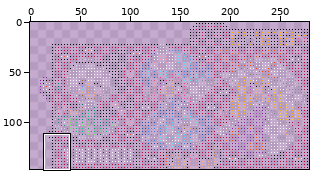
Sprite sheet: overlays/pcb.png. The first picture is a wide view before the edit; the outline marks the close-up.
Close-up. Old version:
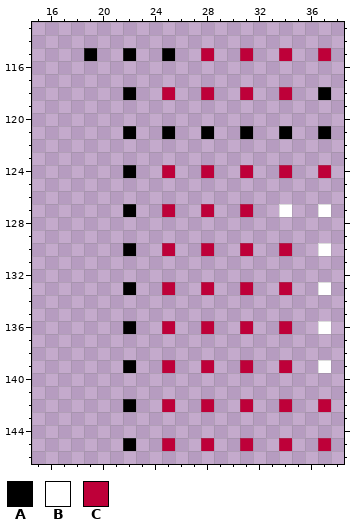
The file is 279x147 pixels. Shown: x 15..38, y 113..146. The commit also changed other parts of the picture, which this record leaves out.
Palette (. is transparent): A #000000  B #ffffff  C #be0039
Pixels before, first column x 19:
115 A..A..A..C..C..C..C
116 ...................
117 ...................
118 ...A..C..C..C..C..A
119 ...................
120 ...................
121 ...A..A..A..A..A..A
122 ...................
123 ...................
124 ...A..C..C..C..C..C
125 ...................
126 ...................
127 ...A..C..C..C..B..B
128 ...................
129 ...................
130 ...A..C..C..C..C..B
131 ...................
132 ...................
133 ...A..C..C..C..C..B
134 ...................
135 ...................
136 ...A..C..C..C..C..B
137 ...................
138 ...................
139 ...A..C..C..C..C..B
140 ...................
141 ...................
142 ...A..C..C..C..C..C
143 ...................
144 ...................
145 ...A..C..C..C..C..C
Now the later version:
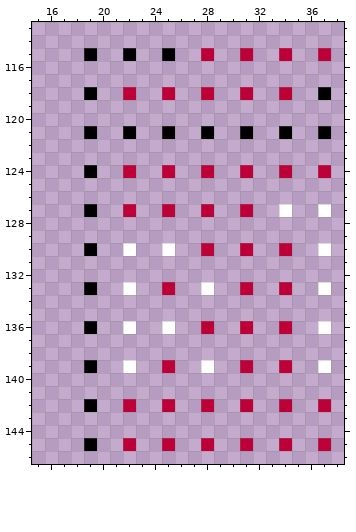
From old to new:
Changed rows in their new state; - is an unchanged pixel.
first column x 19:
118 A--C------
121 A---------
124 A--C------
127 A--C------
130 A--B--B---
133 A--B-----B
136 A--B--B---
139 A--B-----B
142 A--C------
145 A--C------
Boxes around the changes in both close-ups, in picture pixels (x1, y1, x2, y2):
changed: (84, 87, 214, 451)
